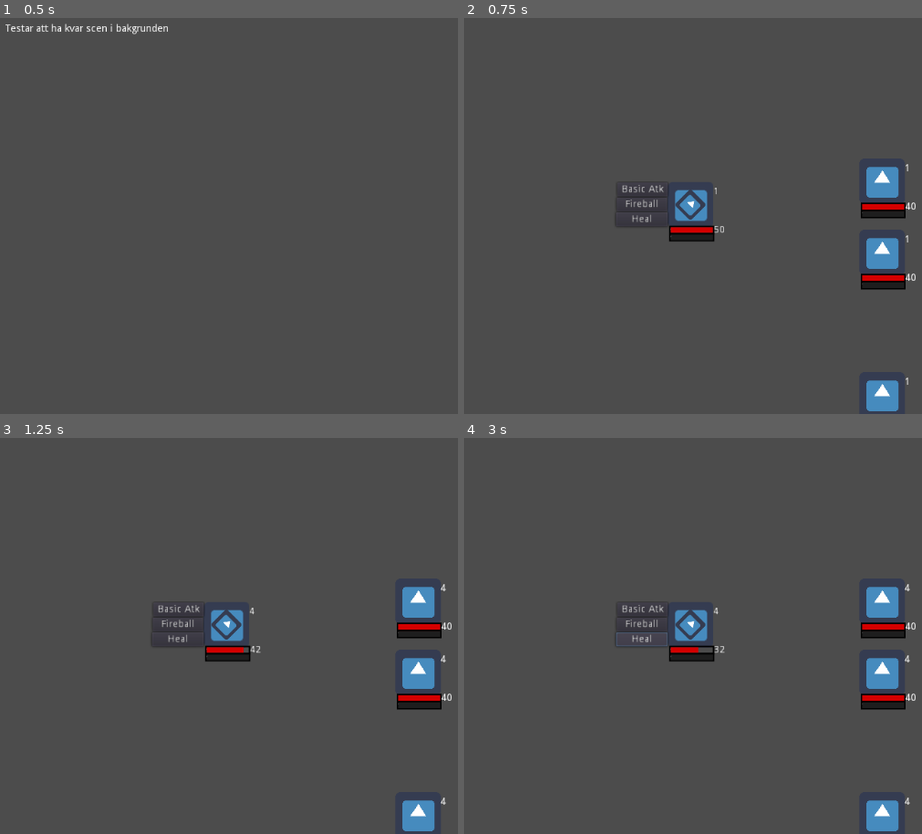
Above: before the commit, frames 1-4 (two rows, left to right).
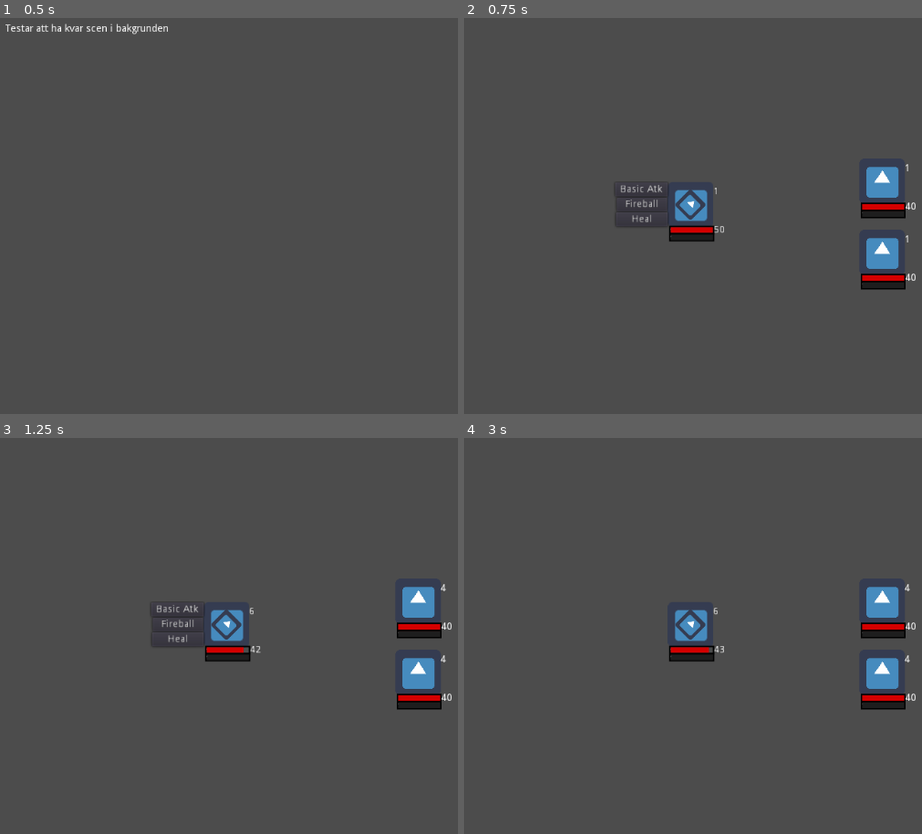
Above: after the commit, the same moments.

Repository: h19mili/Projekt_Fleorune.VM
Game: Godot game, scene res://Test_combat.tscn
Two runs of this game, one before a commit and one after it. Both use one fixed random seed, a clock stepped at 60 frames per second and the inputs below. The engine's default icon, where the game draws it, is replaced by a stand-in: a white triangle on a blue panel in a dark square.
Inputs:
- Up to frame 1 (0.5 s): no input
- Up to frame 2 (0.75 s): tap Enter (ui_accept) at 0.5 s; hold Right (ui_right) from 0.53 s (still down); tap A (ui_a) at 0.6 s
- Up to frame 3 (1.25 s): keep holding Right (ui_right); tap Enter (ui_accept) at 0.77 s
- Up to frame 4 (3 s): release Right (ui_right) at 1.25 s; click "Fireball" at 1.25 s; click "Basic Atk" at 2 s; click "Heal" at 2.75 s

Frame 1 is identical in both runs. In frame 2, 0.7% of the frame differs, in the area x 34-98%, y 42-100%; in frame 3, 0.7%; in frame 4, 0.9%, in the area x 33-98%, y 42-100%.

Commit message:
fix

Diff:
--- a/Battler.gd
+++ b/Battler.gd
@@ -8,8 +8,9 @@
 var selected : bool = false setget set_selected
 var selectable : bool = false setget set_selectable
 export var Party_member = false
+export var monster_member = false
 onready var target_global_position = self.global_position
-onready var bars = $Bars
+
 
 var Max_HP : int
 var Current_HP : int
@@ -71,8 +72,3 @@
 			#emit_signal("emattack")
 			emit_signal("Attack_done")
 			print("Enemy Attack")
-
-
-func Boxlista():
-	bars
-	pass
--- a/Enemy.gd
+++ b/Enemy.gd
@@ -1,20 +1,21 @@
 extends Battler
+signal EXP
+class_name Enemy
 
 
-# Declare member variables here. Examples:
-# var a = 2
-# var b = "text"
+func _ready():
+	monster_member = true
+	STR = 5
+	pass
 
 
-# Called when the node enters the scene tree for the first time.
-func _ready():
-	STR = 5
-	pass # Replace with function body.
+func _process(delta):
+	if Current_HP < 0:
+		emit_signal("EXP")
+		yield(get_tree().create_timer(0.3), "timeout")
+		queue_free()
 
 
-# Called every frame. 'delta' is the elapsed time since the previous frame.
-#func _process(delta):
-#	pass
 func my_turn(targets):
 	print("SPEED ENEMY")
 	print(Speed)
@@ -25,9 +26,9 @@
 		yield(get_tree().create_timer(1.0), "timeout")
 		Etarget.Current_HP -= CURRENT_DMG
 		emit_signal("turn_done")
-	else:
-		print("ENEMY NO HP")
+		print("done")
 	return self
+
 
 func choose_target(sort_valid):
 	for i in sort_valid:
@@ -37,5 +38,6 @@
 		else:
 			print("NO PLAYER FOUND!!")
 
+
 func monster_attack(targets):
 	pass
--- a/Job.gd
+++ b/Job.gd
@@ -3,7 +3,7 @@
 class_name Job
 
 onready var stats = get_node("..")
-onready var skills = $Skills
+onready var skills = get_node("Skills")
 onready var bars = get_node("../Bars")
 export(Array) var Starting_skills
 var skilllista = []
@@ -17,5 +17,5 @@
 			var new_skill = character_skills_scene.instance()
 			new_skill.initialize(skill, Skillcraft)
 			skills.add_child(new_skill)
-			bars.add_child(new_skill)
+			#bars.add_child(new_skill)
 	pass
--- a/Main.tscn
+++ b/Main.tscn
@@ -13,7 +13,6 @@
 script = ExtResource( 1 )
 
 [node name="Player" parent="TurnQ" instance=ExtResource( 2 )]
-Party_member = true
 
 [node name="Position2D" type="Position2D" parent="."]
 position = Vector2( -162, 0 )
--- a/Player karaktär/Exphandler.gd
+++ b/Player karaktär/Exphandler.gd
@@ -28,3 +28,6 @@
 	if Input.is_action_just_pressed("ui_accept"):
 		gain_experience(100)
 	pass
+
+func Gain_EXP():
+	gain_experience(100)
--- a/Player karaktär/Player.tscn
+++ b/Player karaktär/Player.tscn
@@ -16,6 +16,7 @@
 [node name="Player" type="Node2D"]
 position = Vector2( 31.4688, 32.545 )
 script = ExtResource( 5 )
+Party_member = true
 
 [node name="Sprite" type="Sprite" parent="."]
 texture = ExtResource( 3 )
@@ -84,8 +85,10 @@
 script = ExtResource( 6 )
 
 [node name="Bars" type="VBoxContainer" parent="."]
-anchor_right = 1.0
-alignment = 1
+margin_left = -106.0
+margin_top = 31.9351
+margin_right = -33.0
+margin_bottom = 138.935
 __meta__ = {
 "_edit_use_anchors_": false
 }
@@ -102,10 +105,10 @@
 }
 
 [node name="Attack" type="Button" parent="."]
-margin_left = -103.496
-margin_top = -31.3952
-margin_right = -32.4957
-margin_bottom = -11.3952
+margin_left = -106.0
+margin_top = -31.0
+margin_right = -32.0
+margin_bottom = -11.0
 text = "Basic Atk"
 __meta__ = {
 "_edit_use_anchors_": false
--- a/Player.gd
+++ b/Player.gd
@@ -1,20 +1,27 @@
 extends Battler
-
+signal  EXP
 
 var Etarget : Battler
 onready var Mana = get_node("Mana_bar")
 onready var select_arrow = get_node("../../Arrow")
-# Called when the node enters the scene tree for the first time.
+onready var bars = get_node("Bars")
+onready var skills = get_node("Job")
+onready var EXPlevel = get_node("Exphandler")
+onready var enemies : Enemy
+onready var turnq : TurnQ
+
 func _ready():
+	#Boxlista()
+	signal_EXP()
 	get_node("Fireball").hide()
 	get_node("Attack").hide()
 	get_node("Heal").hide()
-	pass # Replace with function body.
+	#skills._ready(bars.add_spacer(skills))
 
 
-# Called every frame. 'delta' is the elapsed time since the previous frame.
 func _process(delta):
 	Show_button()
+	#signal_EXP()
 	if Input.is_action_just_pressed("ui_accept"):
 		Etarget = select_arrow.active_target
 		if Etarget:
@@ -33,6 +40,7 @@
 		Etarget = yield(select_arrow.select_target(targets),"completed")
 		#emit_signal("turn_done")
 	return self
+
 
 func Attack():
 	if Current_HP > 0 && selected:
@@ -62,6 +70,7 @@
 		get_node("Heal").hide()
 	pass
 
+
 func Show_button():
 	if selected == true:
 		get_node("Fireball").show()
@@ -77,4 +86,14 @@
 		get_node("Fireball").hide()
 		get_node("Attack").hide()
 		get_node("Heal").hide()
+
+
+func signal_EXP():
+	yield(get_tree().create_timer(0.3), "timeout")
+	#yield(, "EXP")
+	EXPlevel.gain_experience(100)
+
+
+func Boxlista():
+	bars.add_child()
 	pass
--- a/Test_combat.gd
+++ b/Test_combat.gd
@@ -15,7 +15,7 @@
 # Called every frame. 'delta' is the elapsed time since the previous frame.
 func _process(delta):
 	if Input.is_action_just_pressed("ui_a"):
-		var rull = randi() % 3+1
+		var rull = 2#randi() % 3+1
 		for i in range(rull):
 			enemies.append("res://Enemy.tscn")
 		get_tree().get_root().add_child(scene)
--- a/TurnQ.gd
+++ b/TurnQ.gd
@@ -2,11 +2,9 @@
 
 class_name TurnQ
 signal turn_done
-#signal Attack_done
 var party : Array = []
 var Etarget
-#onready var Battler_action = $Battler_Action #Combataction
-onready var active_player = Battler
+onready var active_player #= Battler
 onready var select_arrow = get_node("../Arrow")
 
 func _ready():
@@ -32,7 +30,7 @@
 	if battler.Current_HP > 0:
 		battler.selected = true
 		var targets : Array = get_players()
-		if not targets:
+		if not battler.monster_member:
 			print("NO TARGETS!! END!")
 		battler.my_turn(targets)
 		yield(battler,"turn_done")
@@ -41,6 +39,13 @@
 		var new_index : int = (active_player.get_index() + 1) % get_child_count()
 		active_player = get_child(new_index)
 		play_turn()
+	if battler.Current_HP < 0:
+		battler.selectable = false
+		battler.selected = false
+		var new_index : int = (active_player.get_index() + 1) % get_child_count()
+		active_player = get_child(new_index)
+		play_turn()
+
 
 #func _select_target(selectable_battlers : Array) -> Battler:
 	#var selected_target : Battler = select_arrow.select_target(selectable_battlers)#, "target_selected")
--- a/project.godot
+++ b/project.godot
@@ -24,6 +24,11 @@
 "language": "GDScript",
 "path": "res://Player karaktär/Battler_Action.gd"
 }, {
+"base": "Battler",
+"class": "Enemy",
+"language": "GDScript",
+"path": "res://Enemy.gd"
+}, {
 "base": "Node",
 "class": "Job",
 "language": "GDScript",
@@ -48,6 +53,7 @@
 "Battler": "",
 "Characterskills": "",
 "Combataction": "",
+"Enemy": "",
 "Job": "",
 "Skillcraft": "",
 "Statblock": "",
